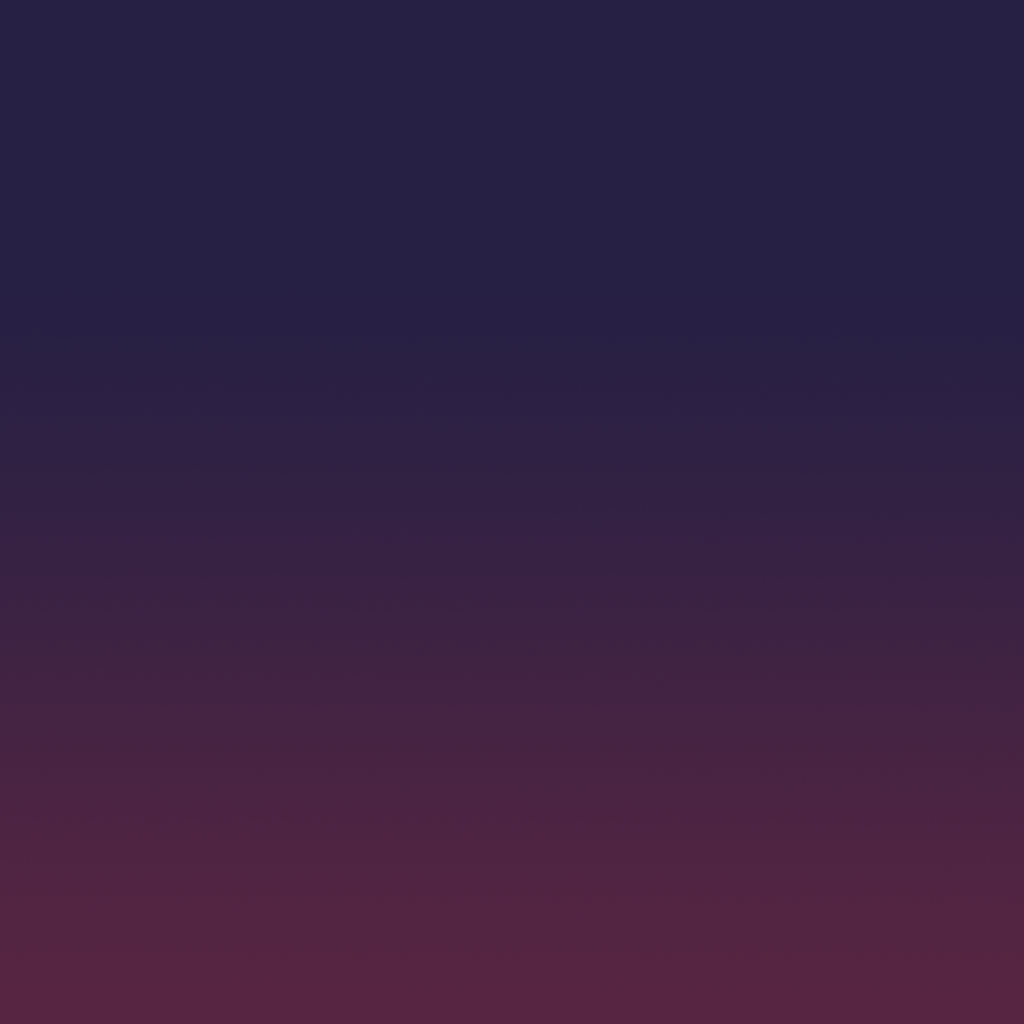
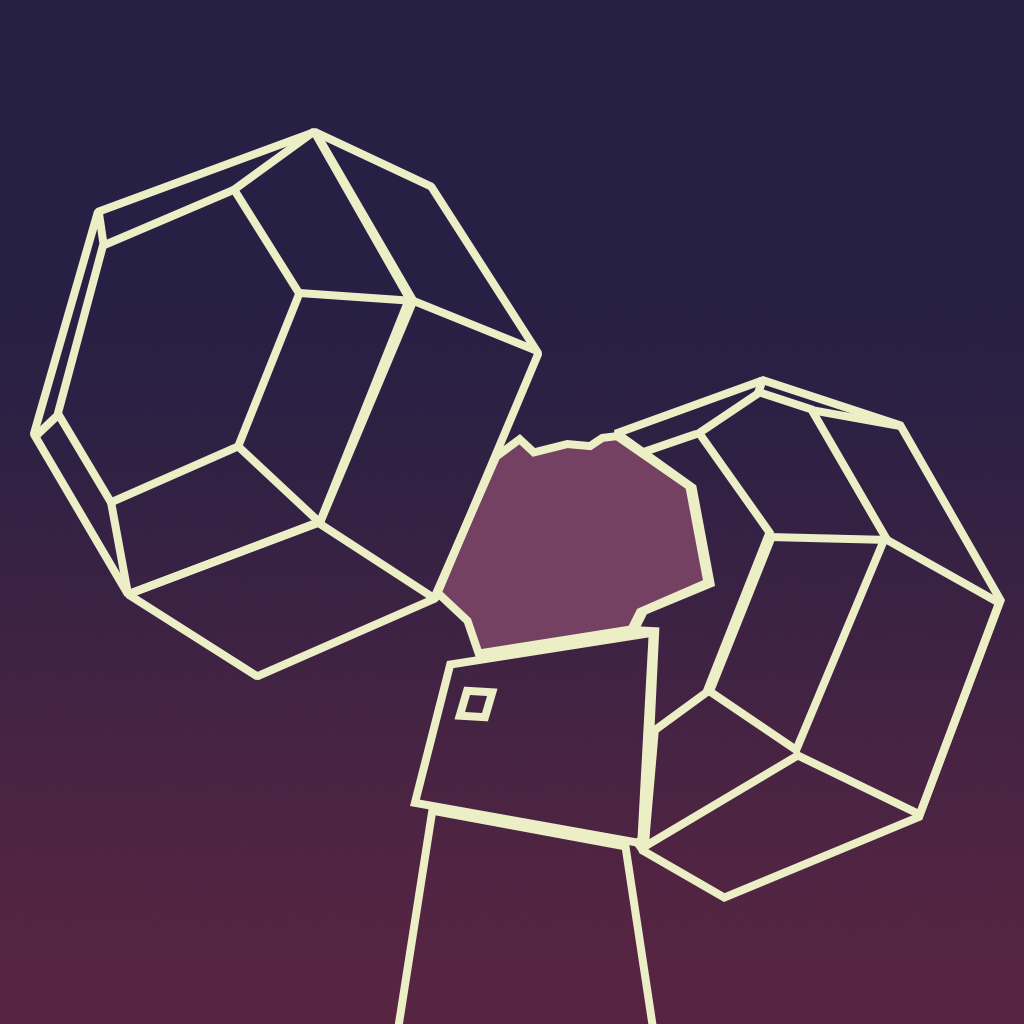
Two versions of the same layered image (w=1024, h=1024). Layer-by-layer changes:
showed group "dumbell left" (10 layers), moved it above "Layer 2" over [30, 128, 547, 681]
added layer "Shape 30" in group "dumbell left" over [409, 296, 537, 354]
added layer "Shape 29" in group "dumbell left" over [317, 520, 437, 602]
added layer "Shape 28" in group "dumbell left" over [126, 128, 542, 680]
added layer "Shape 27" in group "dumbell left" over [95, 213, 108, 248]
added layer "Shape 26" in group "dumbell left" over [231, 128, 415, 305]
added layer "Shape 25" in group "dumbell left" over [235, 443, 323, 526]
added layer "Shape 24" in group "dumbell left" over [107, 501, 132, 595]
added layer "Shape 23" in group "dumbell left" over [34, 410, 63, 438]
added layer "Shape 22" in group "dumbell left" over [30, 128, 417, 598]
added layer "Shape 21" in group "dumbell left" over [54, 186, 303, 506]
showed "Hand", painted on it over [432, 432, 712, 658]
showed group "shirt" (2 layers) over [394, 628, 657, 1024]
painted on "cufflink" over [454, 686, 498, 722]
showed group "dumbell right" (7 layers), moved it above "Layer 1" over [614, 376, 1005, 902]
added layer "Shape 19" in group "dumbell right" over [642, 430, 698, 456]
added layer "Shape 18" in group "dumbell right" over [632, 837, 646, 853]
added layer "Shape 17" in group "dumbell right" over [754, 377, 767, 395]
added layer "Shape 16" in group "dumbell right" over [810, 406, 901, 430]
painted on "Shape 13" over [640, 399, 1004, 854]
